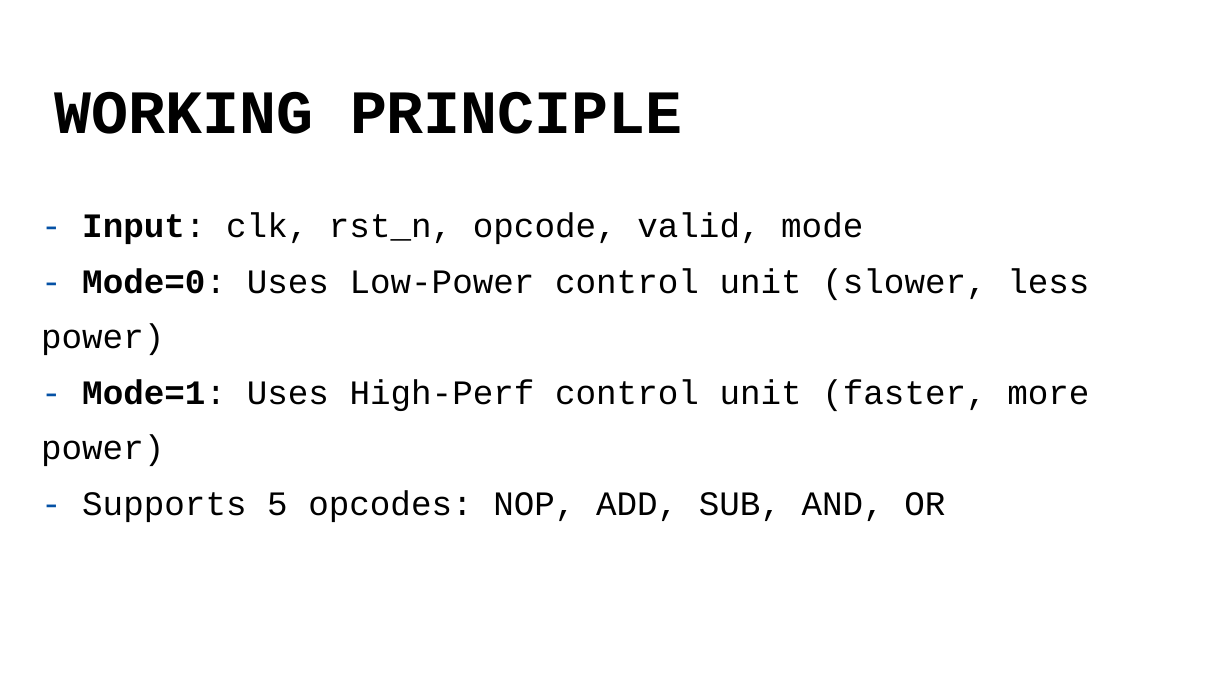
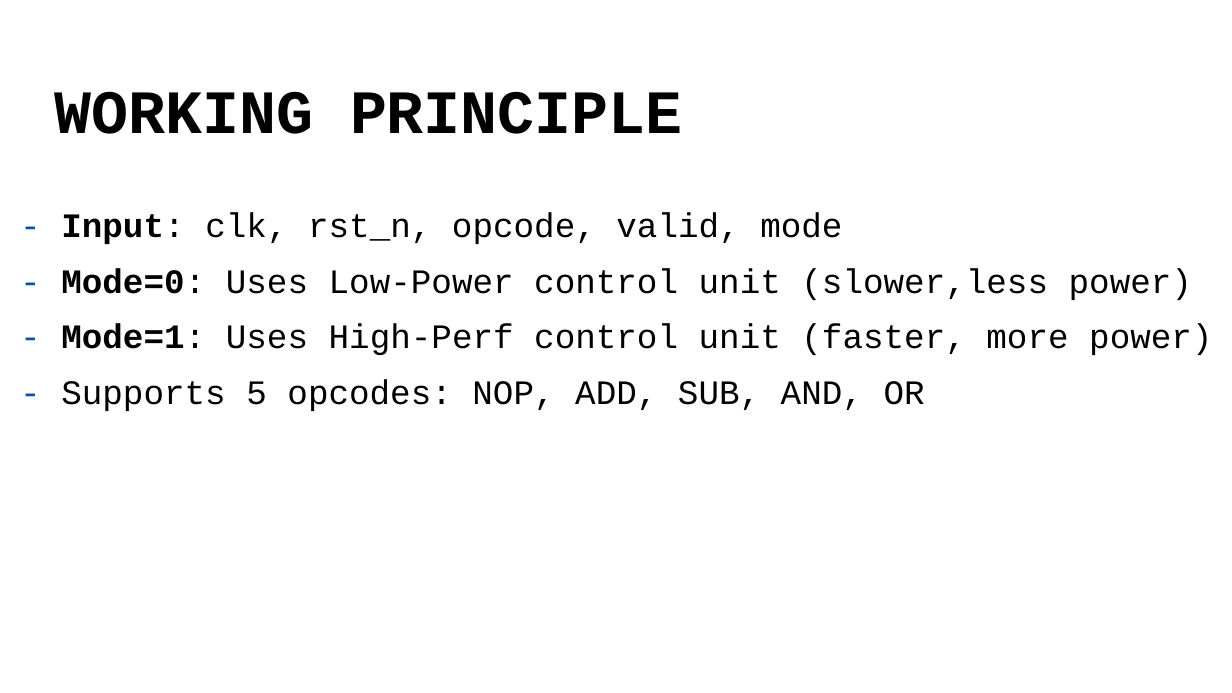
Before and after one commit to Bolol4002/adaptive_RTL_coding_UVM_Verification, a slide deck: slide 6 of ADAPTIVE CONTROL UNIT.pptx. Drawn at 1232x693 pixels with LibreOffice and Linux fonts; fonts in the diff are those of the drawing. Boxes give left, top, right and bottom in pixels: in the first picture for what was removed or moved away, otherwise in the second. Text is boxed around its words. In the diff, an @@ line names an element or a change of style, - is before the commit and + after.

```diff
--- a/ADAPTIVE CONTROL UNIT.pptx
+++ b/ADAPTIVE CONTROL UNIT.pptx
@@ text "- Input: clk, rst_n, opcode, ..." moved from (x1=41, y1=212, x2=1089, y2=522) to (x1=61, y1=212, x2=1212, y2=411) @@
@@ text at (x1=61, y1=268, x2=1192, y2=300): spaces changed @@
-- Mode=0: Uses Low-Power control unit (slower, less power)
+- Mode=0: Uses Low-Power control unit (slower,less power)
```
Also in this commit, not shown: 4 other slides changed, 10 other files.
